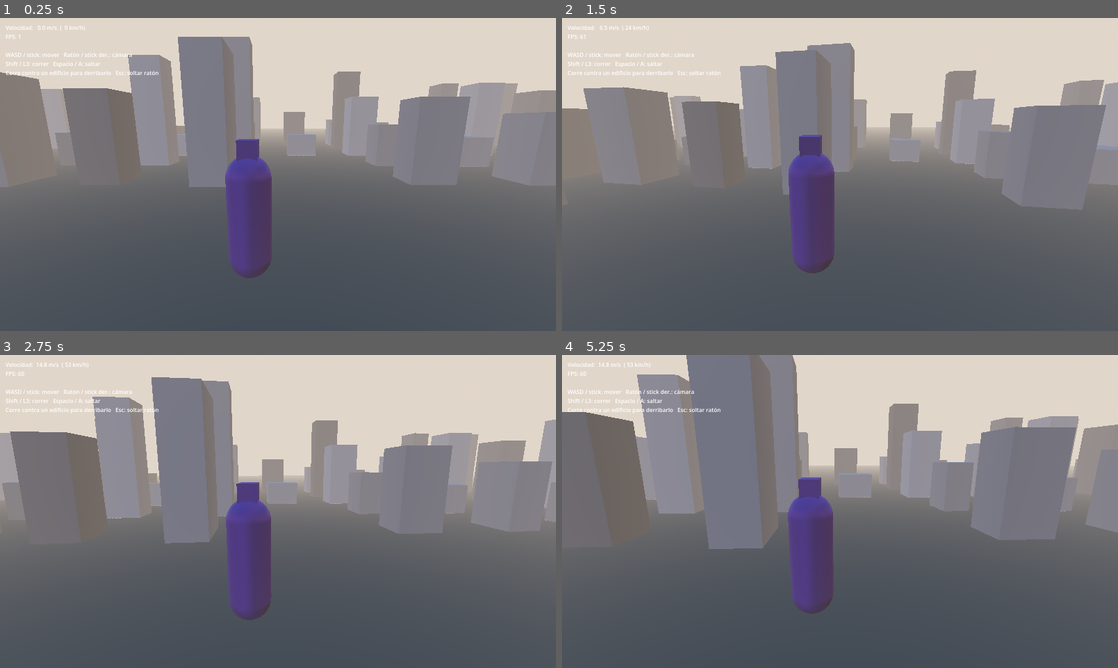
Above: before the commit, frames 1-4 (two rows, left to right).
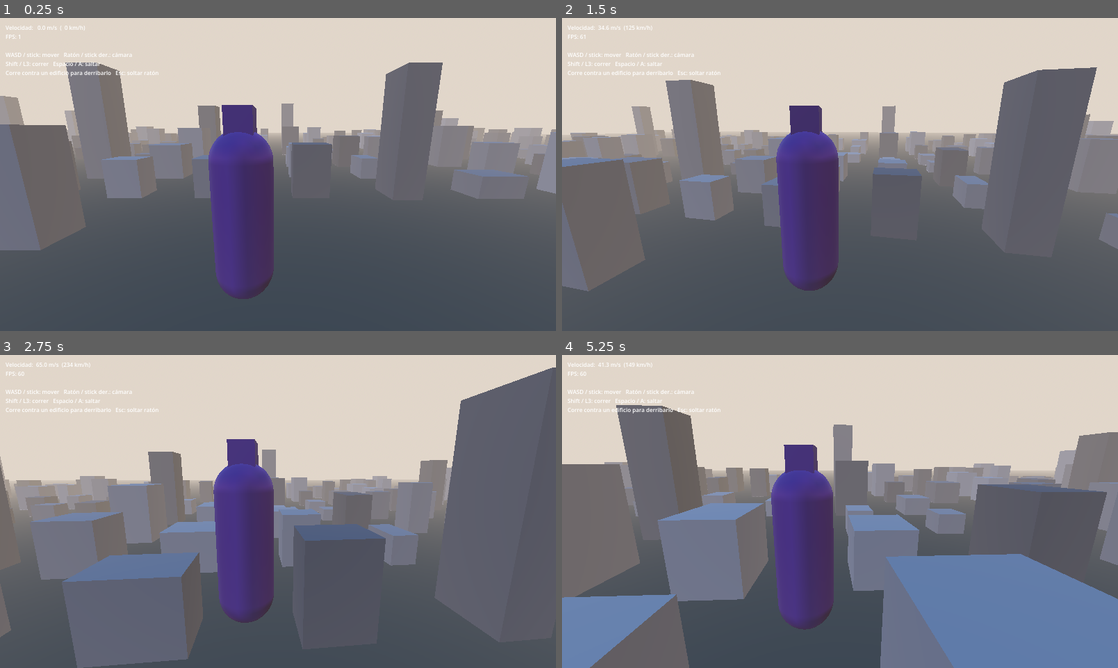
Above: after the commit, the same moments.

Repository: d4nvrm777/EVA_CE
Game: Godot game, scene res://scenes/main.tscn
Two runs of this game, one before a commit and one after it. Both use one fixed random seed, a clock stepped at 60 frames per second and the inputs below.
Inputs (mouse positions are in pixels of both pictures, inside the frame that each line leads up to):
- Up to frame 1 (0.25 s): no input
- Up to frame 2 (1.5 s): tap Enter at 0.5 s; move the mouse to (867, 174) at 0.52 s; hold Shift (sprint) 0.53-1.28 s; hold W (move_forward) from 0.53 s (still down); tap Space (jump) at 0.77, 0.8, 1.07, 1.35 s; move the mouse to (812, 174) at 1.27 s
- Up to frame 3 (2.75 s): keep holding W (move_forward); tap Space (jump) at 1.52, 1.82, 2.3 s; tap Shift (sprint) at 1.55 s; move the mouse to (289, 505) at 2.02 s; hold Shift (sprint) from 2.03 s (still down)
- Up to frame 4 (5.25 s): keep holding W (move_forward); move the mouse to (834, 517) at 2.77 s; release Shift (sprint) at 2.78 s; tap Shift (sprint) at 2.85, 4.35 s; tap Space (jump) at 3.02, 3.32, 3.6, 3.77, 4.07, 4.52, 4.82 s; move the mouse to (878, 514) at 3.52 s; move the mouse to (795, 508) at 4.27 s; move the mouse to (845, 511) at 5.02 s; hold Shift (sprint) from 5.03 s (still down)

The runs differ from the first frame. In frame 1, 23% of the frame differs, in the area x 0-100%, y 6-90%; in frame 2, 26%; in frame 3, 34%; in frame 4, 53%, in the area x 0-100%, y 0-100%.

Commit message:
Ajuste de sensación: más rápido, ciudad a escala, temblor visible y mejores derribos
- Eva: andar 32 m/s, correr 65 m/s, aceleración y giro mucho más rápidos,
  gravedad x6 para saltos menos flotantes.
- Ciudad: edificios de 12-45 m (rascacielos sueltos de 60-90 m), manzanas
  más juntas, para que el Eva de 40 m domine la escala.
- Cámara más cerca, FOV 72, temblor con desplazamiento y rotación que se
  nota en pisadas, aterrizajes y derribos.
- Derribos: más bloques, salen disparados hacia arriba y en la dirección
  del golpe, nube de polvo.
- Interpolación física activada para que el movimiento sea fluido a
  FPS altos (la física sigue a 60 Hz).

Co-Authored-By: Claude Opus 5.5 (1M context) <noreply@anthropic.com>
Claude-Session: https://claude.ai/code/session_01Aq5vWSXYFn6158eUdHf3Eh

Diff:
--- a/project.godot
+++ b/project.godot
@@ -85,3 +85,4 @@
 
 3d/physics_engine="Jolt Physics"
 common/physics_ticks_per_second=60
+common/physics_interpolation=true
--- a/scenes/main.tscn
+++ b/scenes/main.tscn
@@ -66,13 +66,13 @@
 target = NodePath("../Eva")
 
 [node name="SpringArm3D" type="SpringArm3D" parent="CameraRig"]
-transform = Transform3D(1, 0, 0, 0, 1, 0, 0, 0, 1, 9, 0, 0)
+transform = Transform3D(1, 0, 0, 0, 1, 0, 0, 0, 1, 8, 0, 0)
 collision_mask = 9
-spring_length = 75.0
+spring_length = 48.0
 margin = 2.0
 
 [node name="Camera3D" type="Camera3D" parent="CameraRig/SpringArm3D"]
-fov = 65.0
+fov = 72.0
 far = 6000.0
 
 [node name="HUD" type="CanvasLayer" parent="."]
--- a/scripts/eva/eva_camera.gd
+++ b/scripts/eva/eva_camera.gd
@@ -1,20 +1,23 @@
 class_name EvaCamera
 extends Node3D
 ## Cámara en tercera persona sobre el hombro. Sigue al Eva con suavizado y
-## tiembla con las pisadas para vender la escala.
+## tiembla con pisadas, aterrizajes y derribos.
 
 @export var target: EvaController
-@export var height := 34.0
-@export var follow_smoothing := 8.0
+@export var height := 30.0
+@export var follow_smoothing := 14.0
 @export var mouse_sensitivity := 0.0025
-@export var stick_sensitivity := 2.5     ## rad/s con el stick al máximo
+@export var stick_sensitivity := 3.0     ## rad/s con el stick al máximo
 @export var min_pitch_deg := -60.0
 @export var max_pitch_deg := 35.0
 
 @export_group("Temblor")
-@export var max_shake_offset := 1.6
-@export var max_shake_roll_deg := 1.2
-@export var trauma_decay := 1.8
+@export var max_shake_offset := 4.0          ## metros
+@export var max_shake_angle_deg := 2.5
+@export var trauma_decay := 2.2
+@export var footstep_trauma := 0.35
+@export var landing_trauma := 0.9
+@export var smash_trauma := 0.8
 
 var yaw := 0.0
 var pitch := deg_to_rad(-12.0)
@@ -28,13 +31,16 @@
 
 func _ready() -> void:
 	top_level = true
-	_noise.frequency = 2.0
+	# Se mueve en _process leyendo la posición interpolada del Eva, así que no se interpola a sí misma.
+	physics_interpolation_mode = Node.PHYSICS_INTERPOLATION_MODE_OFF
+	_noise.frequency = 1.0
 	if target:
 		global_position = target.global_position + Vector3.UP * height
 		yaw = target.rotation.y
 		_spring_arm.add_excluded_object(target.get_rid())
-		target.footstep.connect(func(s: float) -> void: add_trauma(0.25 * s))
-		target.landed.connect(func(s: float) -> void: add_trauma(0.7 * s))
+		target.footstep.connect(func(s: float) -> void: add_trauma(footstep_trauma * s))
+		target.landed.connect(func(s: float) -> void: add_trauma(landing_trauma * s))
+		target.smashed.connect(func(s: float) -> void: add_trauma(smash_trauma * s))
 	Input.mouse_mode = Input.MOUSE_MODE_CAPTURED
 
 
@@ -60,7 +66,7 @@
 	rotation = Vector3(pitch, yaw, 0.0)
 
 	if target:
-		var goal := target.global_position + Vector3.UP * height
+		var goal := target.get_global_transform_interpolated().origin + Vector3.UP * height
 		global_position = global_position.lerp(goal, 1.0 - exp(-follow_smoothing * delta))
 
 	_apply_shake(delta)
@@ -69,7 +75,13 @@
 func _apply_shake(delta: float) -> void:
 	_time += delta
 	_trauma = maxf(_trauma - trauma_decay * delta, 0.0)
-	var shake := _trauma * _trauma
-	_camera.h_offset = max_shake_offset * shake * _noise.get_noise_2d(_time * 60.0, 0.0)
-	_camera.v_offset = max_shake_offset * shake * _noise.get_noise_2d(0.0, _time * 60.0)
-	_camera.rotation.z = deg_to_rad(max_shake_roll_deg) * shake * _noise.get_noise_2d(_time * 60.0, 100.0)
+	# trauma^1.5: los golpes pequeños se notan y los grandes sacuden de verdad.
+	var shake := pow(_trauma, 1.5)
+	var t := _time * 25.0
+	_camera.h_offset = max_shake_offset * shake * _noise.get_noise_2d(t, 0.0)
+	_camera.v_offset = max_shake_offset * shake * _noise.get_noise_2d(0.0, t)
+	var angle := deg_to_rad(max_shake_angle_deg) * shake
+	_camera.rotation = Vector3(
+		angle * _noise.get_noise_2d(t, 50.0),
+		angle * _noise.get_noise_2d(t, 100.0),
+		angle * _noise.get_noise_2d(t, 150.0))
--- a/scripts/eva/eva_controller.gd
+++ b/scripts/eva/eva_controller.gd
@@ -5,25 +5,26 @@
 
 signal footstep(strength: float)
 signal landed(strength: float)
+signal smashed(strength: float)
 
 @export var input_source: LocalInput
 
 @export_group("Velocidad")
-@export var walk_speed := 14.0          ## m/s (el Eva mide ~40 m)
-@export var sprint_speed := 30.0
-@export var acceleration := 7.0         ## m/s²
-@export var deceleration := 10.0
-@export var turn_speed_deg := 110.0     ## grados por segundo
+@export var walk_speed := 32.0          ## m/s (el Eva mide ~40 m)
+@export var sprint_speed := 65.0
+@export var acceleration := 55.0        ## m/s²
+@export var deceleration := 70.0
+@export var turn_speed_deg := 420.0     ## grados por segundo
 
 @export_group("Salto y gravedad")
-@export var jump_velocity := 22.0
-@export var gravity_scale := 2.2
+@export var jump_velocity := 38.0
+@export var gravity_scale := 6.0
 
 @export_group("Pasos")
-@export var stride_length := 16.0       ## metros entre pisadas
+@export var stride_length := 22.0       ## metros entre pisadas
 
 @export_group("Choques")
-@export var building_break_speed := 18.0  ## velocidad mínima para derribar un edificio
+@export var building_break_speed := 25.0  ## velocidad mínima para derribar un edificio
 
 var _stride_progress := 0.0
 var _was_on_floor := true
@@ -69,7 +70,7 @@
 	_handle_footsteps(on_floor, horizontal.length(), delta)
 
 	if is_on_floor() and not _was_on_floor:
-		landed.emit(clampf(_last_fall_speed / 40.0, 0.0, 1.0))
+		landed.emit(clampf(_last_fall_speed / 60.0, 0.2, 1.0))
 	_was_on_floor = is_on_floor()
 
 
@@ -91,10 +92,10 @@
 	for i in get_slide_collision_count():
 		var collision := get_slide_collision(i)
 		var collider := collision.get_collider()
-		if collider and collider.has_method("take_impact"):
-			collider.take_impact(pre_slide_velocity, collision.get_position())
+		if collider and collider.has_method("take_impact") and collider.take_impact(pre_slide_velocity, collision.get_position()):
+			smashed.emit(clampf(impact_speed / sprint_speed, 0.5, 1.0))
 			# El choque no te frena del todo: atraviesas el edificio que se derrumba.
-			velocity = pre_slide_velocity * 0.6
+			velocity = pre_slide_velocity * 0.85
 
 
 func _handle_footsteps(on_floor: bool, speed: float, delta: float) -> void:
--- a/scripts/world/building.gd
+++ b/scripts/world/building.gd
@@ -4,11 +4,12 @@
 
 const DEBRIS_LAYER := 1 << 2           # capa 3: escombros
 const DEBRIS_MASK := 1 | 2 | 4 | 8     # mundo, eva, escombros, edificios
-const MAX_CHUNKS_PER_AXIS := Vector3i(3, 6, 3)
+const CHUNK_TARGET_SIZE := 6.0
+const MAX_CHUNKS_PER_AXIS := Vector3i(4, 8, 4)
 
-@export var size := Vector3(30, 80, 30)
+@export var size := Vector3(20, 35, 20)
 @export var color := Color(0.55, 0.57, 0.6)
-@export var debris_lifetime := 12.0
+@export var debris_lifetime := 8.0
 
 var _destroyed := false
 var _material: StandardMaterial3D
@@ -36,35 +37,38 @@
 	add_child(shape)
 
 
-func take_impact(impact_velocity: Vector3, _point: Vector3) -> void:
+## Devuelve true si el impacto lo derribó (false si ya estaba derribado).
+func take_impact(impact_velocity: Vector3, _point: Vector3) -> bool:
 	if _destroyed:
-		return
+		return false
 	_destroyed = true
 	_collapse(impact_velocity)
+	_spawn_dust()
 	queue_free()
+	return true
 
 
 func _collapse(impact_velocity: Vector3) -> void:
 	var counts := Vector3i(
-		clampi(roundi(size.x / 12.0), 1, MAX_CHUNKS_PER_AXIS.x),
-		clampi(roundi(size.y / 15.0), 1, MAX_CHUNKS_PER_AXIS.y),
-		clampi(roundi(size.z / 12.0), 1, MAX_CHUNKS_PER_AXIS.z))
+		clampi(roundi(size.x / CHUNK_TARGET_SIZE), 1, MAX_CHUNKS_PER_AXIS.x),
+		clampi(roundi(size.y / CHUNK_TARGET_SIZE), 1, MAX_CHUNKS_PER_AXIS.y),
+		clampi(roundi(size.z / CHUNK_TARGET_SIZE), 1, MAX_CHUNKS_PER_AXIS.z))
 	var chunk_size := size / Vector3(counts)
 	var chunk_mesh := BoxMesh.new()
-	chunk_mesh.size = chunk_size * 0.98
+	chunk_mesh.size = chunk_size * 0.96
 	chunk_mesh.material = _material
 	var chunk_shape := BoxShape3D.new()
-	chunk_shape.size = chunk_size * 0.98
+	chunk_shape.size = chunk_size * 0.96
 
 	var parent := get_parent()
-	var push := impact_velocity * Vector3(1, 0, 1) * 0.5
+	var push := Vector3(impact_velocity.x, 0.0, impact_velocity.z)
 	for x in counts.x:
 		for y in counts.y:
 			for z in counts.z:
 				var body := RigidBody3D.new()
 				body.collision_layer = DEBRIS_LAYER
 				body.collision_mask = DEBRIS_MASK
-				body.mass = chunk_size.x * chunk_size.y * chunk_size.z * 0.5
+				body.mass = chunk_size.x * chunk_size.y * chunk_size.z * 0.2
 				var mi := MeshInstance3D.new()
 				mi.mesh = chunk_mesh
 				body.add_child(mi)
@@ -74,8 +78,64 @@
 				var local := (Vector3(x, y, z) + Vector3(0.5, 0.5, 0.5)) * chunk_size - Vector3(size.x, 0, size.z) * 0.5
 				parent.add_child(body)
 				body.global_transform = global_transform * Transform3D(Basis.IDENTITY, local)
-				# Los bloques altos salen más empujados: el edificio se vuelca hacia donde lo golpeaste.
+				# Los bloques altos salen más disparados: el edificio se vuelca hacia donde lo golpeaste.
 				var height_factor := float(y + 1) / counts.y
-				body.linear_velocity = push * height_factor + Vector3(randf_range(-2, 2), 0, randf_range(-2, 2))
-				body.angular_velocity = Vector3(randf_range(-1, 1), randf_range(-1, 1), randf_range(-1, 1))
+				var spread := Vector3(randf_range(-1, 1), 0, randf_range(-1, 1)) * 10.0
+				body.linear_velocity = push * (0.5 + 0.7 * height_factor) + spread + Vector3.UP * randf_range(4.0, 14.0)
+				body.angular_velocity = Vector3(randf_range(-4, 4), randf_range(-4, 4), randf_range(-4, 4))
 				parent.get_tree().create_timer(debris_lifetime + randf() * 3.0).timeout.connect(body.queue_free)
+
+
+func _spawn_dust() -> void:
+	var dust := CPUParticles3D.new()
+	var quad := QuadMesh.new()
+	quad.size = Vector2(16, 16)
+	var mat := StandardMaterial3D.new()
+	mat.billboard_mode = BaseMaterial3D.BILLBOARD_PARTICLES
+	mat.transparency = BaseMaterial3D.TRANSPARENCY_ALPHA
+	mat.shading_mode = BaseMaterial3D.SHADING_MODE_UNSHADED
+	mat.vertex_color_use_as_albedo = true
+	mat.albedo_texture = _soft_circle()
+	quad.material = mat
+	dust.mesh = quad
+	dust.one_shot = true
+	dust.explosiveness = 0.9
+	dust.amount = 48
+	dust.lifetime = 3.0
+	dust.emission_shape = CPUParticles3D.EMISSION_SHAPE_BOX
+	dust.emission_box_extents = Vector3(size.x * 0.5, size.y * 0.3, size.z * 0.5)
+	dust.direction = Vector3.UP
+	dust.spread = 80.0
+	dust.initial_velocity_min = 6.0
+	dust.initial_velocity_max = 18.0
+	dust.gravity = Vector3(0, -2.0, 0)
+	dust.damping_min = 4.0
+	dust.damping_max = 6.0
+	dust.scale_amount_min = 0.6
+	dust.scale_amount_max = 1.4
+	var ramp := Gradient.new()
+	ramp.set_color(0, Color(0.62, 0.6, 0.56, 0.55))
+	ramp.set_color(1, Color(0.62, 0.6, 0.56, 0.0))
+	dust.color_ramp = ramp
+	get_parent().add_child(dust)
+	dust.global_position = global_position + Vector3.UP * size.y * 0.3
+	dust.emitting = true
+	dust.finished.connect(dust.queue_free)
+
+
+static var _dust_texture: GradientTexture2D
+
+static func _soft_circle() -> GradientTexture2D:
+	if _dust_texture:
+		return _dust_texture
+	var g := Gradient.new()
+	g.set_color(0, Color(1, 1, 1, 1))
+	g.set_color(1, Color(1, 1, 1, 0))
+	_dust_texture = GradientTexture2D.new()
+	_dust_texture.gradient = g
+	_dust_texture.fill = GradientTexture2D.FILL_RADIAL
+	_dust_texture.fill_from = Vector2(0.5, 0.5)
+	_dust_texture.fill_to = Vector2(1.0, 0.5)
+	_dust_texture.width = 64
+	_dust_texture.height = 64
+	return _dust_texture
--- a/scripts/world/city_generator.gd
+++ b/scripts/world/city_generator.gd
@@ -2,11 +2,13 @@
 ## Genera una cuadrícula de edificios placeholder alrededor de una plaza central.
 
 @export var city_seed := 1995
-@export var blocks := 12                ## manzanas por lado
-@export var block_spacing := 90.0
+@export var blocks := 20                ## manzanas por lado
+@export var block_spacing := 55.0
 @export var plaza_radius := 2           ## manzanas libres alrededor del centro
-@export var min_height := 30.0
-@export var max_height := 140.0
+@export var min_height := 12.0
+@export var max_height := 45.0
+@export var tower_chance := 0.08       ## algunos rascacielos sueltos
+@export var tower_height := Vector2(60.0, 90.0)
 
 
 func _ready() -> void:
@@ -20,8 +22,9 @@
 			if rng.randf() < 0.15:
 				continue  # huecos para que no sea un tablero perfecto
 			var building := Building.new()
-			var footprint := rng.randf_range(25.0, 50.0)
-			building.size = Vector3(footprint, rng.randf_range(min_height, max_height), rng.randf_range(25.0, 50.0))
+			var tall := rng.randf() < tower_chance
+			var height := rng.randf_range(tower_height.x, tower_height.y) if tall else rng.randf_range(min_height, max_height)
+			building.size = Vector3(rng.randf_range(14.0, 28.0), height, rng.randf_range(14.0, 28.0))
 			var shade := rng.randf_range(0.4, 0.7)
 			building.color = Color(shade, shade, shade * 1.05)
 			building.position = Vector3((gx + 0.5) * block_spacing, 0.0, (gz + 0.5) * block_spacing)
Not shown, added: tests/smoke_test.gd.uid
Not shown, changed: README.md
